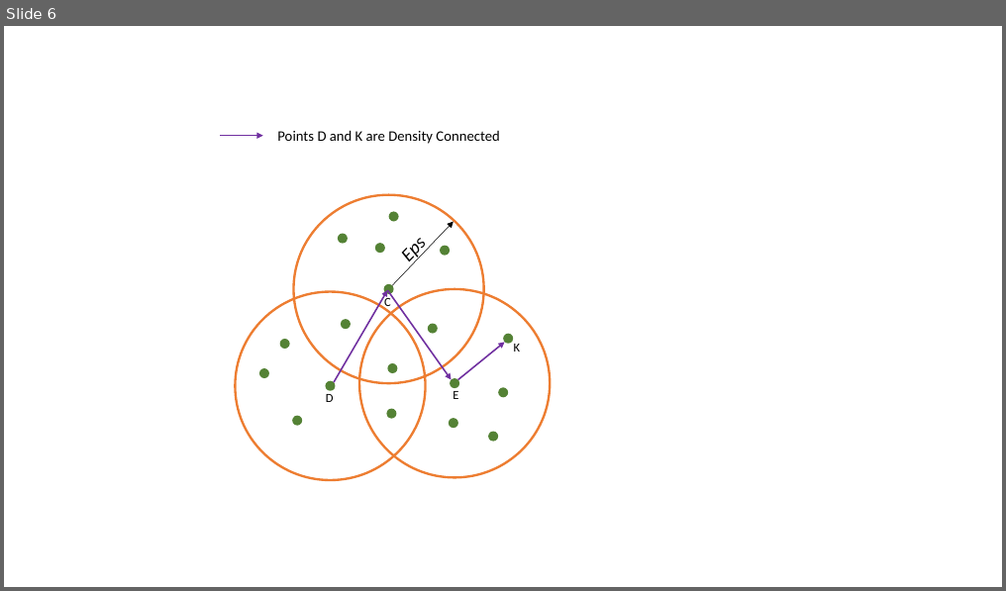
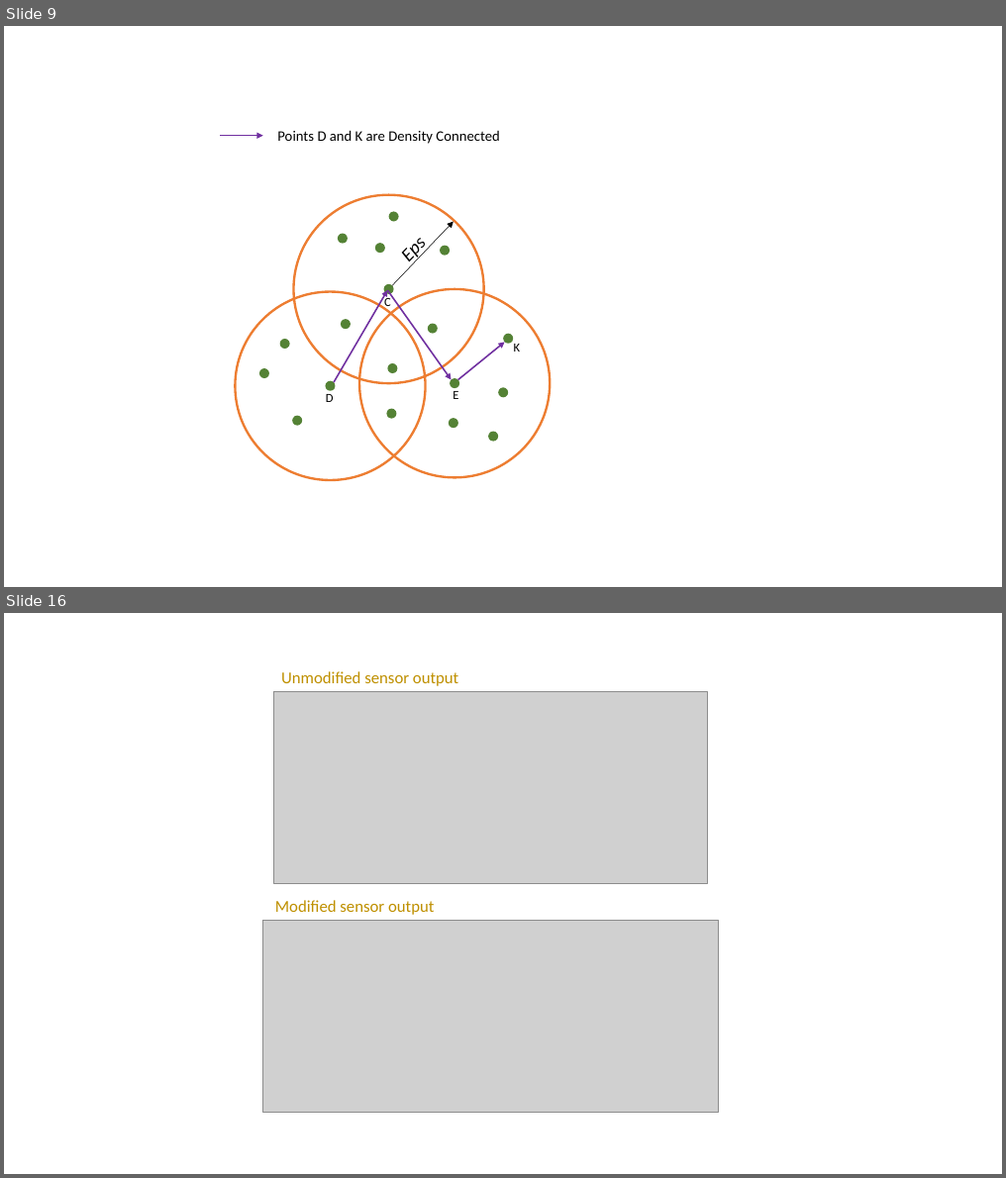
Before and after one commit to Frederick005/Research_Thesis, a slide deck: Report/diagrams.pptx. Shown one above the other, each under a label of ours: slide 6 before the commit, slides 9 and 16 after it; the slides between them are not shown. The pictures are 1006x591 and 1006x1178 pixels, drawn with LibreOffice and Linux fonts; fonts in the diff are those of the drawing; grey boxes stand for pictures. Boxes give left, top, right and bottom in pixels: in the first picture for what was removed or moved away, otherwise in the second. Text is boxed around its words. In the diff, an @@ line names an element or a change of style, - is before the commit and + after.

```diff
--- a/Report/diagrams.pptx
+++ b/Report/diagrams.pptx
@@ slide 16 added at (x1=4, y1=613, x2=1002, y2=1174), background #FFFFFF @@
@@ text added at (x1=281, y1=671, x2=458, y2=686), 16 pt, text #BF9000 @@
+Unmodified sensor output
@@ picture added at (x1=274, y1=691, x2=708, y2=883) @@
@@ text added at (x1=275, y1=900, x2=434, y2=915), 16 pt, text #BF9000 @@
+Modified sensor output
@@ picture added at (x1=263, y1=921, x2=719, y2=1112) @@
@@ what was slide 6 is now slide 9 @@
```
Also in this commit, not shown: 9 other slides added, 7 other files.
